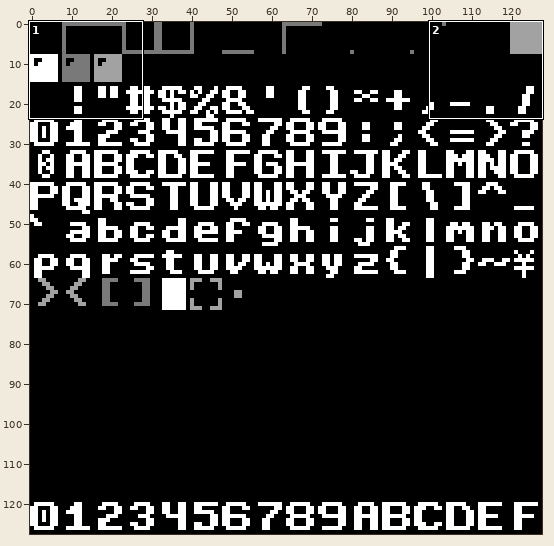
Pixel-art file -- images/tiles.aseprite. The picture above shows the old version from afar; the outline marks the close-up.
Close-up. First the earlier version:
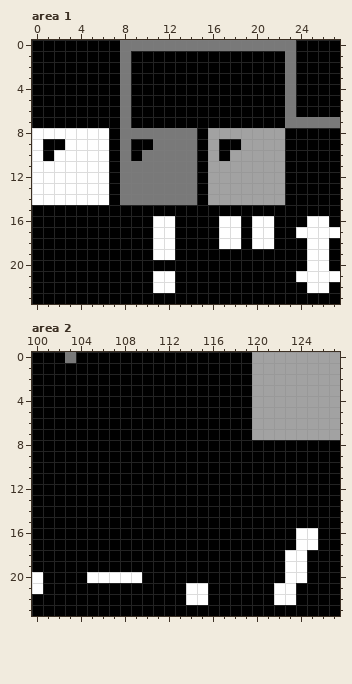
128x128 pixels, 1 frame. Shown: area 1: x 0..27, y 0..23; area 2: x 100..127, y 0..23.
The result:
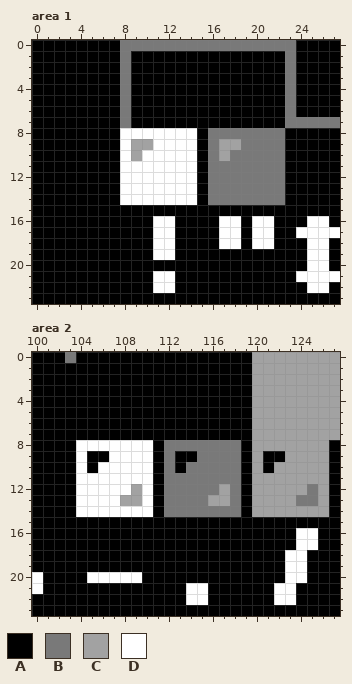
Palette (. is transparent): A #000000  B #797979  C #a2a2a2  D #ffffff
Difference:
Area 1:
y 8: x 0..6 DDDDDDD -> AAAAAAA; x 8..14 BBBBBBB -> DDDDDDD; x 16..22 CCCCCCC -> BBBBBBB
y 9: x 0 D -> A; x 3..6 DDDD -> AAAA; x 8..14 BAABBBB -> DCCDDDD; x 16..22 CAACCCC -> BCCBBBB
y 10: x 0 D -> A; x 2..6 DDDDD -> AAAAA; x 8..14 BABBBBB -> DCDDDDD; x 16..22 CACCCCC -> BCBBBBB
y 11..14: x 0..6 DDDDDDD -> AAAAAAA; x 8..14 BBBBBBB -> DDDDDDD; x 16..22 CCCCCCC -> BBBBBBB
Area 2:
y 8: x 104..110 AAAAAAA -> DDDDDDD; x 112..118 AAAAAAA -> BBBBBBB; x 120..126 AAAAAAA -> CCCCCCC
y 9: x 104 A -> D; x 107..110 AAAA -> DDDD; x 112 A -> B; x 115..118 AAAA -> BBBB; x 120 A -> C; x 123..126 AAAA -> CCCC
y 10: x 104 A -> D; x 106..110 AAAAA -> DDDDD; x 112 A -> B; x 114..118 AAAAA -> BBBBB; x 120 A -> C; x 122..126 AAAAA -> CCCCC
y 11: x 104..110 AAAAAAA -> DDDDDDD; x 112..118 AAAAAAA -> BBBBBBB; x 120..126 AAAAAAA -> CCCCCCC
y 12: x 104..110 AAAAAAA -> DDDDDCD; x 112..118 AAAAAAA -> BBBBBCB; x 120..126 AAAAAAA -> CCCCCBC
y 13: x 104..110 AAAAAAA -> DDDDCCD; x 112..118 AAAAAAA -> BBBBCCB; x 120..126 AAAAAAA -> CCCCBBC
y 14: x 104..110 AAAAAAA -> DDDDDDD; x 112..118 AAAAAAA -> BBBBBBB; x 120..126 AAAAAAA -> CCCCCCC
